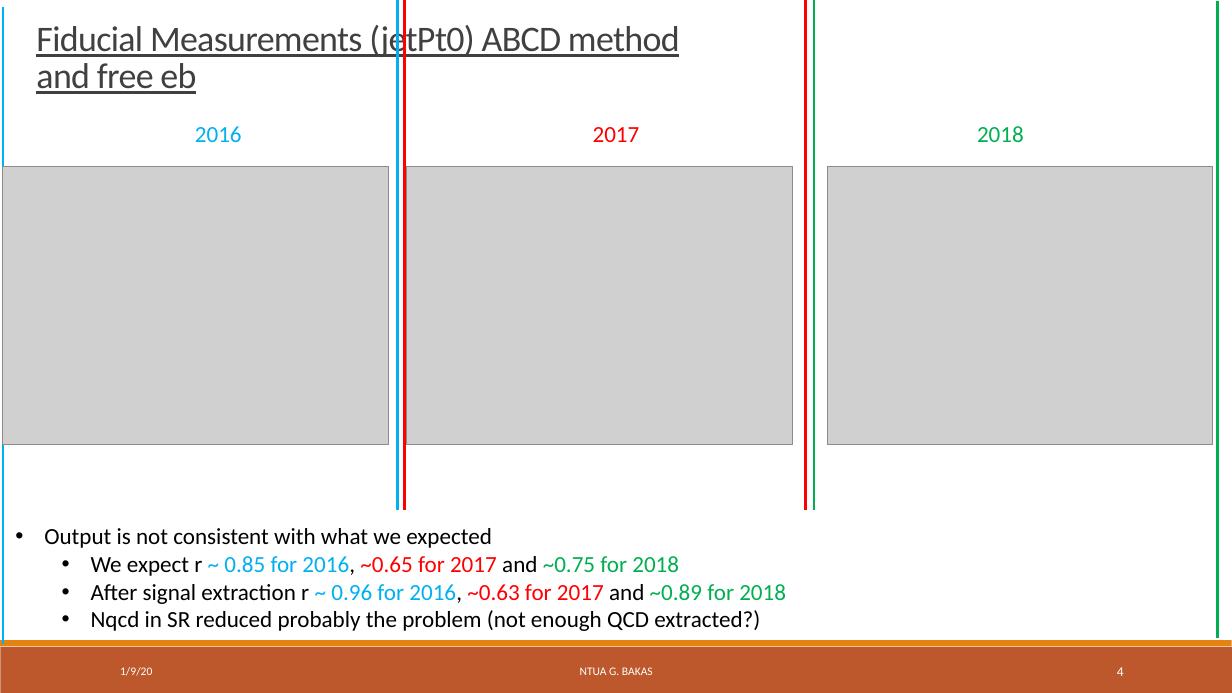
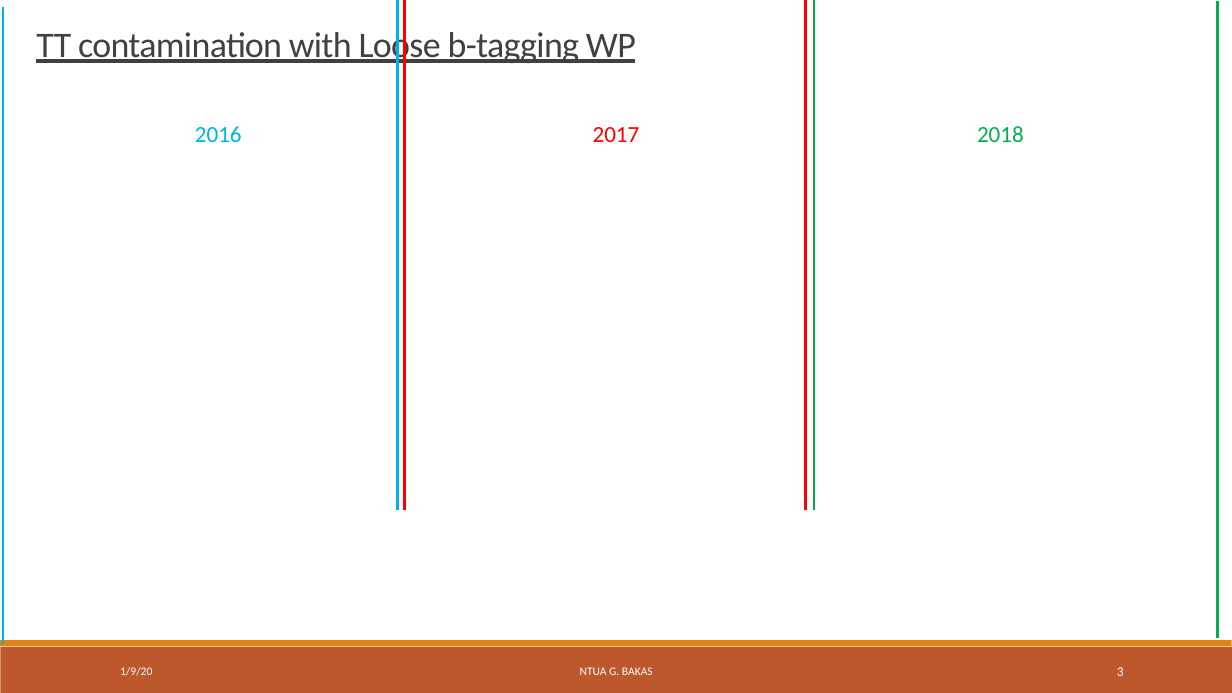
Before and after one commit to georgebakas/HEP-NTUA, a slide deck: slide 3 of Weekly Meetings/HEP_Weekly_10January2020.pptx (slide 4 before the commit). Drawn at 1232x693 pixels with LibreOffice and Linux fonts; fonts in the diff are those of the drawing; grey boxes stand for pictures; background and template pictures are left out. Boxes give left, top, right and bottom in pixels: in the first picture for what was removed or moved away, otherwise in the second. Text is boxed around its words. In the diff, an @@ line names an element or a change of style, - is before the commit and + after.

Commit message:
New efficiencies and acceptances for several vars. Also QCD closure test and tt contamination for loose btag wp

```diff
--- a/Weekly Meetings/HEP_Weekly_10January2020.pptx
+++ b/Weekly Meetings/HEP_Weekly_10January2020.pptx
@@ text at [36, 27, 636, 66]: text changed @@
-Fiducial Measurements (jetPt0) ABCD method and free eb
+TT contamination with Loose b-tagging WP
@@ picture removed at [3, 166, 388, 445] @@
@@ picture removed at [407, 166, 792, 445] @@
@@ picture removed at [827, 166, 1213, 445] @@
@@ text removed at [44, 528, 786, 631] @@
-• Output is not consistent with what we expected
-  • We expect r ~ 0.85 for 2016, ~0.65 for 2017 and ~0.75 for 2018
-  • After signal extraction r ~ 0.96 for 2016, ~0.63 for 2017 and ~0.89 for 2018
-  • Nqcd in SR reduced probably the problem (not enough QCD extracted?)
@@ page number at [1117, 667, 1124, 676]: text changed @@
-4
+3
```
Also in this commit, not shown: 2 other slides changed, 1 slide removed, 24 other files.
